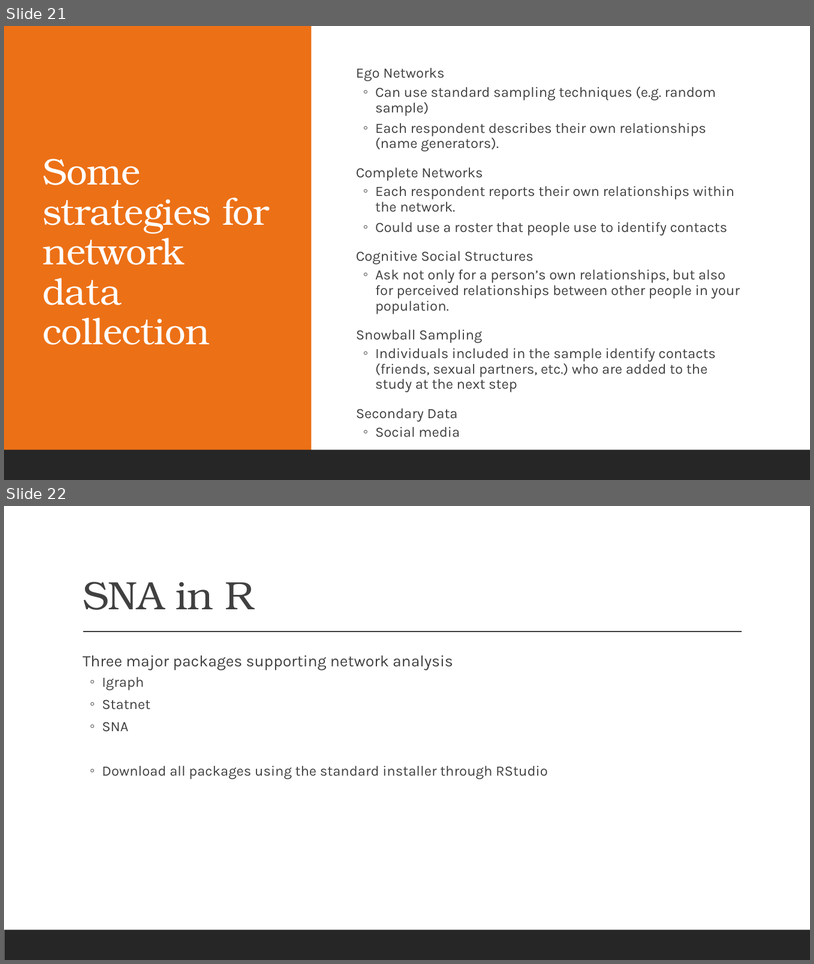
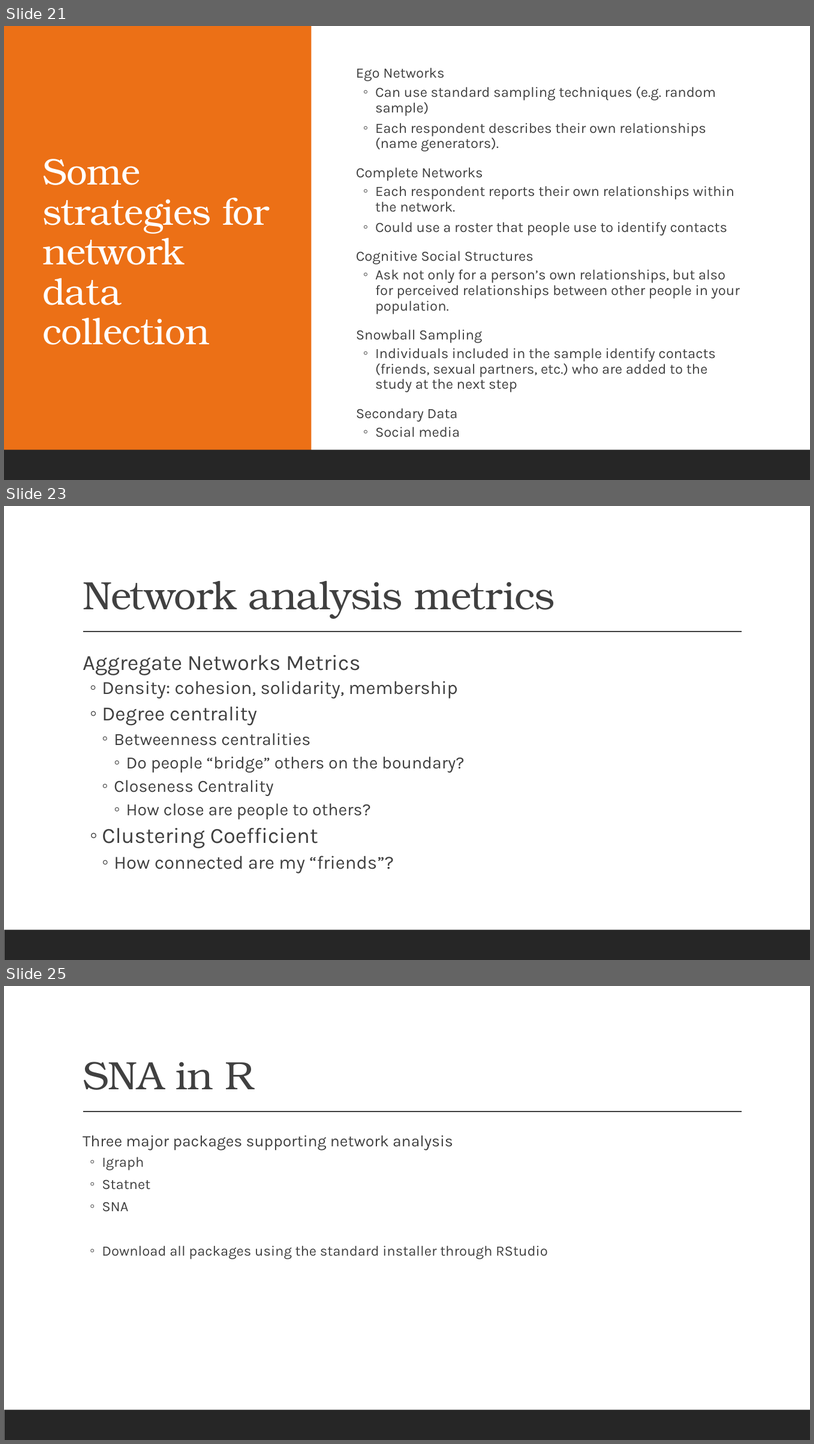
Before and after one commit to elisegia/COC, a slide deck: Day 3.pptx. Shown one above the other, each under a label of ours: slides 21 and 22 before the commit, slides 21, 23 and 25 after it; the slides between them are not shown. The pictures are 814x964 and 814x1444 pixels, drawn with LibreOffice and Linux fonts; fonts in the diff are those of the drawing. Boxes give left, top, right and bottom in pixels: in the first picture for what was removed or moved away, otherwise in the second. Text is boxed around its words. In the diff, an @@ line names an element or a change of style, - is before the commit and + after.

```diff
--- a/Day 3.pptx
+++ b/Day 3.pptx
@@ slide 23 added at (4,506,810,960), background #FFFFFF; not listed: 2 template elements that a slide beside it also shows @@
@@ title added at (83,581,555,619), 47 pt, text #404040 @@
+Network analysis metrics
@@ text added at (83,655,464,873), 20.4 pt, text #404040 @@
+  Aggregate Networks Metrics
+  ◦ Density: cohesion, solidarity, membership
+  ◦ Degree centrality
+    ◦ Betweenness centralities
+      ◦ Do people “bridge” others on the boundary?
+    ◦ Closeness Centrality
+      ◦ How close are people to others?
+  ◦ Clustering Coefficient
+    ◦ How connected are my “friends”?
@@ what was slide 22 is now slide 25 @@
```
Also in this commit, not shown: 2 slides changed, 4 other slides added, 2 slides removed, 2 other files.
